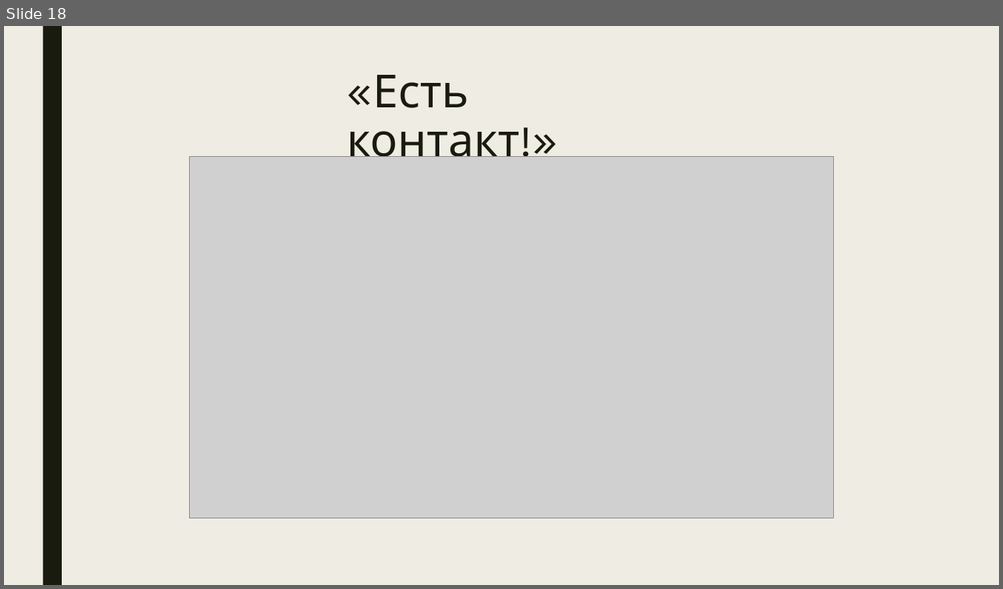
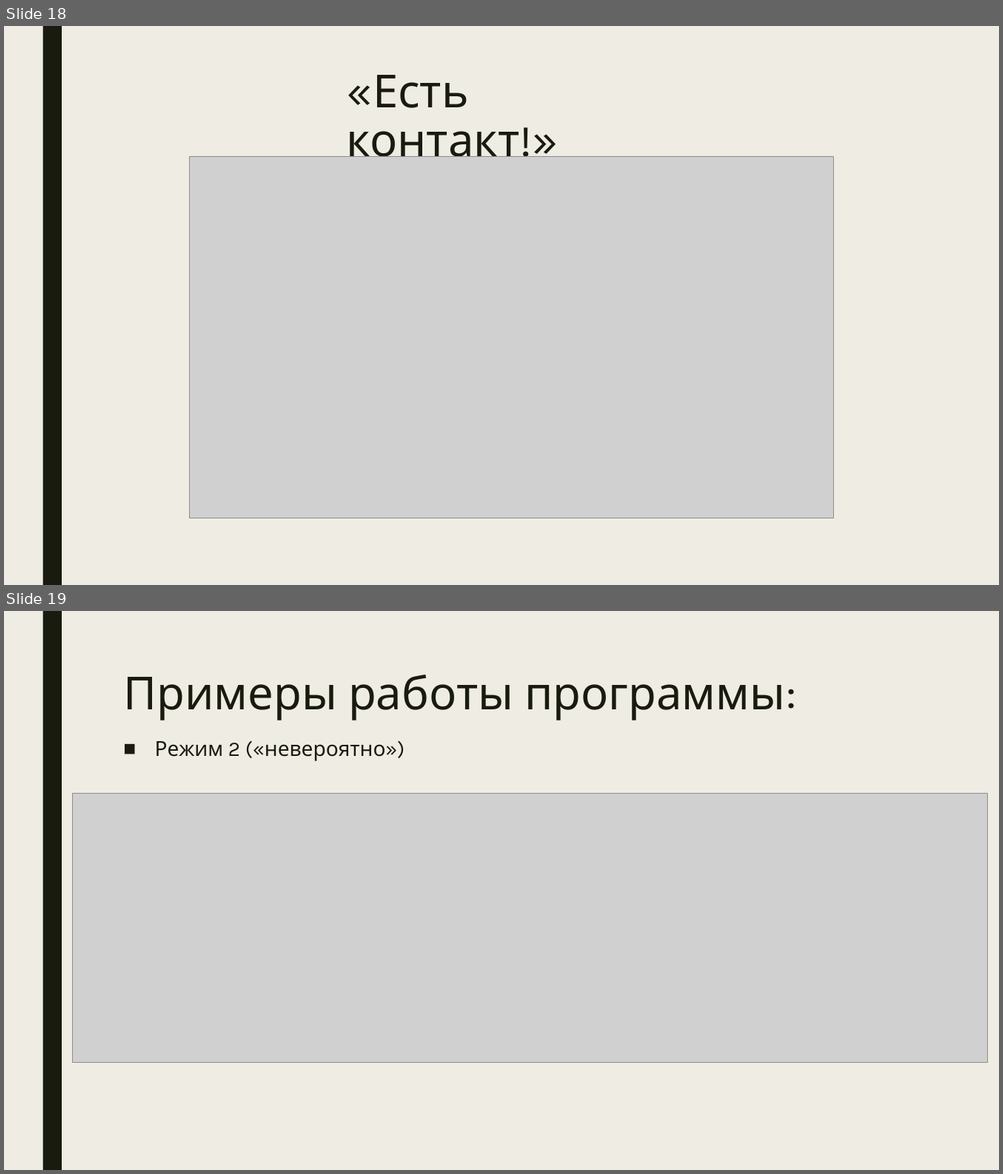
Before and after one commit to KateBakate/ML-Project-Contact-, a slide deck: Презентация Проект по МО.pptx. Shown one above the other, each under a label of ours: slide 18 before the commit, slides 18 and 19 after it. The pictures are 1003x589 and 1003x1174 pixels, drawn with LibreOffice and Linux fonts; fonts in the diff are those of the drawing; grey boxes stand for pictures. Boxes give left, top, right and bottom in pixels: in the first picture for what was removed or moved away, otherwise in the second. Text is boxed around its words. In the diff, an @@ line names an element or a change of style, - is before the commit and + after.

```diff
--- a/Презентация Проект по МО.pptx
+++ b/Презентация Проект по МО.pptx
@@ slide 19 added at bbox=[4, 611, 999, 1170], background #EFEDE3; not listed: 1 template element that a slide beside it also shows @@
@@ title added at bbox=[123, 675, 785, 721], 44 pt, text #191B0E @@
+Примеры работы программы:
@@ text added at bbox=[155, 741, 385, 761], 20 pt, text #191B0E @@
+■ Режим 2 («невероятно»)
@@ picture added at bbox=[73, 793, 987, 1063] @@
```
Also in this commit, not shown: 4 other slides added.
